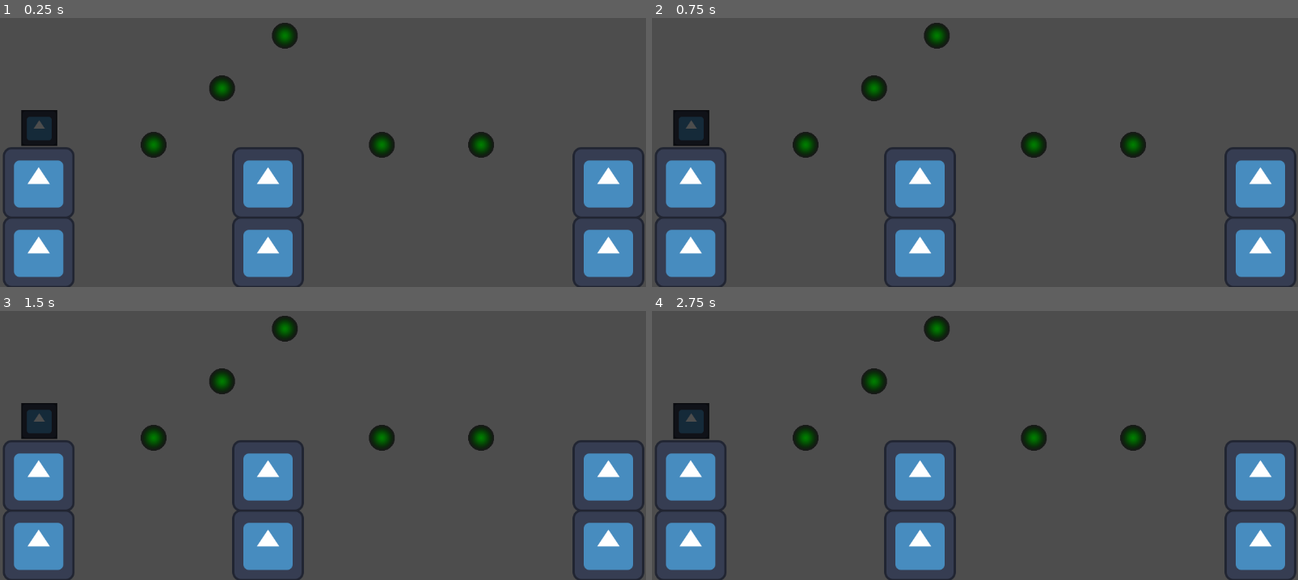
Above: before the commit, frames 1-4 (two rows, left to right).
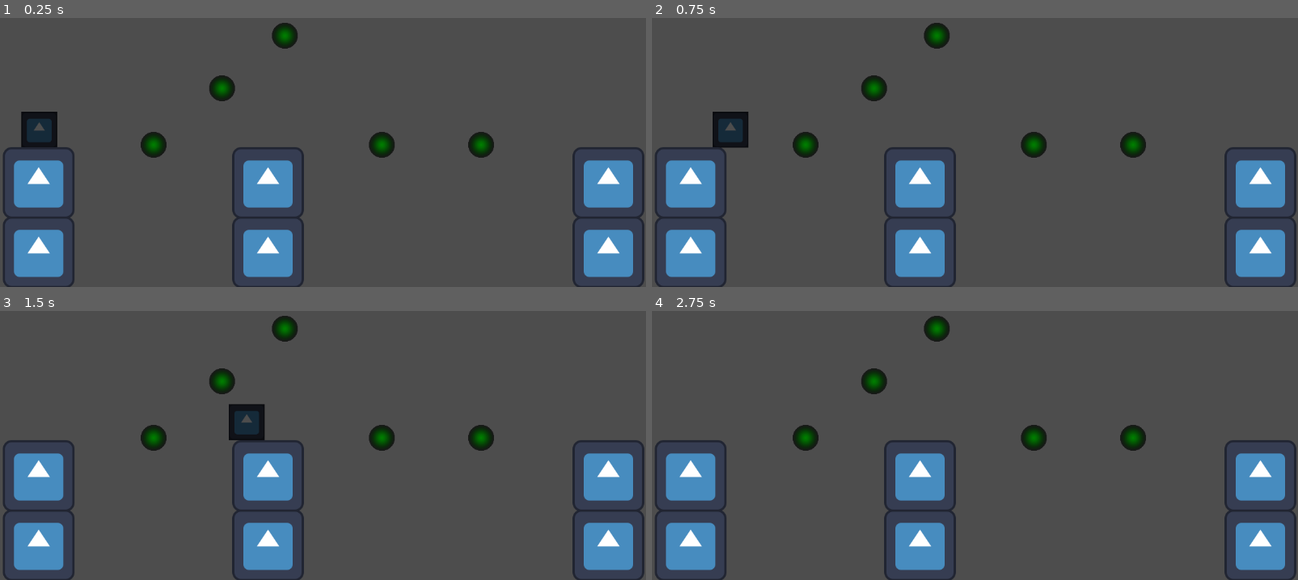
Above: after the commit, the same moments.

Repository: DataBASED-Enjoyers/platformer-gang
Game: Godot game, scene res://scenes/levels/level_iter_2.tscn
The game is run twice, just before and just after one commit, with the same random seed, the same clock (stepped at 60 frames per second) and the same inputs. The engine's default icon, where the game draws it, is replaced by a stand-in: a white triangle on a blue panel in a dark square.
Inputs:
- Up to frame 1 (0.25 s): no input
- Up to frame 2 (0.75 s): tap Enter at 0.5 s; hold D (move_right) from 0.53 s (still down); hold J (punch) from 0.53 s (still down)
- Up to frame 3 (1.5 s): keep holding D (move_right); tap Space (jump) at 0.77 s; release J (punch) at 1.28 s; tap J (punch) at 1.35 s
- Up to frame 4 (2.75 s): tap Space (jump) at 1.52 s; release D (move_right) at 2.03 s; hold A (move_left) from 2.03 s (still down); hold J (punch) from 2.03 s (still down)

The runs differ from the first frame. In frame 1, 0.1% of the frame differs, in the area x 3-9%, y 34-49%; in frame 2, 1.4%; in frame 3, 1.4%, in the area x 3-41%, y 34-49%; in frame 4, 0.7%.
Error before the commit: Parse Error: The function signature doesn't match the parent. Parent signature is "enter() -> void". (res://scenes/player/states/idle.gd:4)

Commit message:
Revert "Template for StateMachine changed"
This reverts commit 37368952b7eb0216cfcb18a948f60a1f14046408.

Diff:
--- a/scripts/templates/state.gd
+++ b/scripts/templates/state.gd
@@ -1,17 +1,29 @@
+## Virtual base class for all states.
+## Extend this class and override its methods to implement a state.
 class_name State
 extends Node
 
-func enter() -> void:
+## Emitted when the state finishes and wants to transition to another state.
+signal finished(next_state_path: String, data: Dictionary)
+
+## Called by the state machine when receiving unhandled input events.
+func handle_input(_event: InputEvent) -> void:
 	pass
 
+## Called by the state machine on the engine's main loop tick.
+func update(_delta: float) -> void:
+	pass
+
+## Called by the state machine on the engine's physics update tick.
+func physics_update(_delta: float) -> void:
+	pass
+
+## Called by the state machine upon changing the active state. The `data` parameter
+## is a dictionary with arbitrary data the state can use to initialize itself.
+func enter(previous_state_path: String, data := {}) -> void:
+	pass
+
+## Called by the state machine before changing the active state. Use this function
+## to clean up the state.
 func exit() -> void:
 	pass
-
-func process_frame(delta: float) -> State:
-	return null
-
-func process_input(event: InputEvent) -> State:
-	return null
-
-func process_physics(delta: float) -> State:
-	return null
--- a/scripts/templates/statemachine.gd
+++ b/scripts/templates/statemachine.gd
@@ -3,33 +3,37 @@
 
 @export var initial_state: State = null
 
-var current_state: State
+@onready var state: State = (func get_initial_state() -> State:
+	return initial_state if initial_state != null else get_child(0)
+).call()
 
 
-func init() -> void:
-	change_state(initial_state)
+func _ready() -> void:
+	for state_node: State in find_children("*", "State"):
+		state_node.finished.connect(_transition_to_next_state)
+
+	await owner.ready
+	state.enter("")
 
 
-func process_frame(delta: float) -> void:
-	var new_state: State = current_state.process_frame(delta)
-	if new_state:
-		change_state(new_state)
+func _unhandled_input(event: InputEvent) -> void:
+	state.handle_input(event)
 
 
-func process_input(event: InputEvent) -> void:
-	var new_state: State = current_state.process_input(event)
-	if new_state:
-		change_state(new_state)
+func _process(delta: float) -> void:
+	state.update(delta)
 
 
-func process_physics(delta: float) -> void:
-	var new_state: State = current_state.process_physics(delta)
-	if new_state:
-		change_state(new_state)
+func _physics_process(delta: float) -> void:
+	state.physics_update(delta)
 
 
-func change_state(new_state: State) -> void:
-	if current_state:
-		current_state.exit()
-	current_state = new_state
-	current_state.enter()
+func _transition_to_next_state(target_state_path: String, data: Dictionary = {}) -> void:
+	if not has_node(target_state_path):
+		printerr(owner.name + ": Trying to transition to state " + target_state_path + " but it does not exist.")
+		return
+
+	var previous_state_path := state.name
+	state.exit()
+	state = get_node(target_state_path)
+	state.enter(previous_state_path, data)
